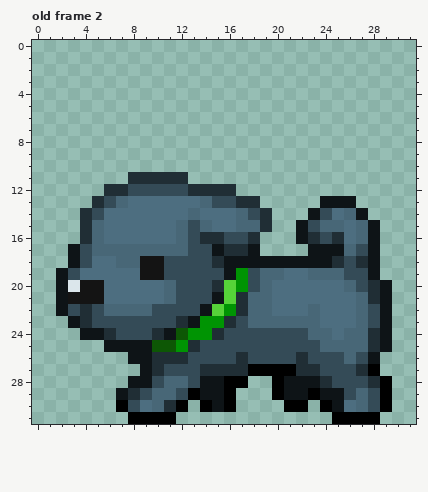
One commit to this animated GIF sprite: images/blueDog/left/leftGif.gif. Above: the version before the commit.
The file is 32x32 pixels, 4 frames. Shown: old frame 2. The commit also changed other frames, which this record leaves out.
The same view after the edit:
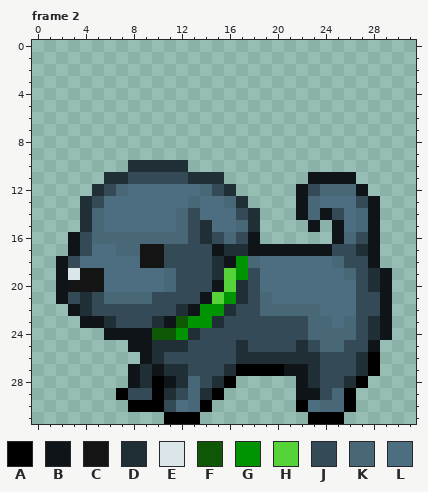
Palette (. is transparent): A #000000  B #0e1417  C #141414  D #202e35  E #dbe6eb  F #0d5705  G #009403  H #56d339  J #344b57  K #486777  L #4d6e80
A new or re-ordered frame is compared with the old frame closest to it.
Difference:
frames 4 -> 3
--- frame 2 is new; against old frame 2
@@ x 0..31 @@
  9 ................................
-10 ................................
-11 ........DDDDD...................
-12 ......DDJJJJJDDDD...............
-13 .....DJKLLLLLLKJJDD.....BBB.....
-14 ....DJLLLLLLLKLLLKJD...BJLKB....
-15 ....DKLLLLLLKJKLLKKD..BJKKLKB...
-16 ....DKLLLLLLKJDDJJD...BDJDLKB...
-17 ...BJKKKKKKKKJJBDDB....BBBKJB...
-18 ...BJLLKKCCJJJJDBBBBBBBBBDJDB...
-19 ..BJLLLLLCCJJJJJBGJKKLLKKKJJB...
-20 ..BECCLLLLLKJJJDHGJKLLLLLLKJDB..
-21 ..BCCCLLLLLKJJJBHDKKLLLLLLLKDB..
-22 ..BJDJKKKKJJJJBHGDKKLLLKLLLKJB..
-23 ...BDJJJJJJJDBGGDJKKKKKKLLLKJB..
-24 ....BBDJJJDBFGGDJJJJJJJKKLKKDB..
-25 ......BBBBFFGDJJJJJJJJJJKKKKDB..
-26 ........BBDDDJJJJDJJJJDJJJKJB...
-27 .........BDJJJDDDDAAAADDJJJDA...
-28 ........BBJKKJBBAA..ABBBDJJJDA..
-29 .......BDJKKJABBA...ABBABBJKJA..
-30 .......AJLKDA.ABA....AA.ABLKJA..
-31 ........AAAA.............AAAA...
+10 ........DDDDD...................
+11 ......DDJJJJJDDD.......BBBB.....
+12 .....DJKLLLLLLKJD.....BJKKKB....
+13 ....DJLLLLLLLKLLKD....BKLLLJB...
+14 ....DKLLLLLLKJLLLJD...BKBJLKB...
+15 ....DKLLLLLLKJDLLKD....B.BLKB...
+16 ...BJKKKKKKKKJDJKJB......BKJB...
+17 ...BJLLKKCCJJJJBDDBBBBBBBJJDB...
+18 ..BJLLLLLCCJJJJDBGKLLLLLLKJJB...
+19 ..BECCLLLLLKJJJDHGJLLLLLLLKJDB..
+20 ..BCCCLLLLLKJJJBHDJLLLLLLLLJDB..
+21 ..BJDJKKKKJJJJBHGDJKLLLLLLLJJB..
+22 ...BDJJJJJJJDBGGDJJKKKKKLLLJJB..
+23 ....BBDJJJDBFGGDJJJJJJJKKLKJDB..
+24 ......BBBBFFGDJJJJJJJJJKKKKJDB..
+25 ........BBDDDJJJJDJJJJDJKKJJB...
+26 .........BDJJJJJJDDDDDDDJJJDA...
+27 ........BDBDDJJJDAAAABBDJJJDA...
+28 ........BDABDKJDA.....BDJJDA....
+29 .......AJJADJKDA......BBJKA.....
+30 ........AAAJLKA.......ALKKA.....
+31 ...........AAA.........AAA......
Changed places in both pictures, as pixel boxes (x1, y1, x2, y2):
changed: (56, 160, 392, 424)
